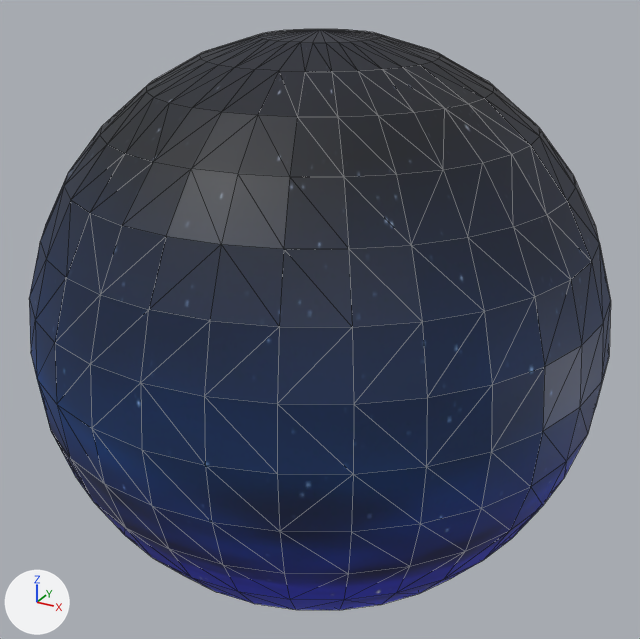
The OBJ model Resources/skydome/skydome.obj, before and after one commit.
One viewpoint serves both versions: a 50 mm lens placed at (1.416, -2.574, 1.287), pointed at (0.0, 0.0, 0.0). Lighting does not change. The marker at lower left points along +X, +Y and +Z. Mesh edges are drawn as thin lines. Where no turn or scale is listed for an object, it has been applied to the vertices.

Before the edit, the objects in view are built like this:
```python
mat_material = principled_material('Material')
mat_material.texture = img_skydome_jpg
me_球 = bpy.data.meshes.new('球')
me_球.from_pydata(...)  # a UV sphere (32 segments, 16 rings, poles along z) spanning x -1.0..1.0, y -1.0..1.0, z -1.0..1.0
me_球.materials.append(mat_material)  # picture img_skydome_jpg
ob_球 = bpy.data.objects.new('球', me_球)
ob_球.location = (0.0, 0.0, 0.0)
```
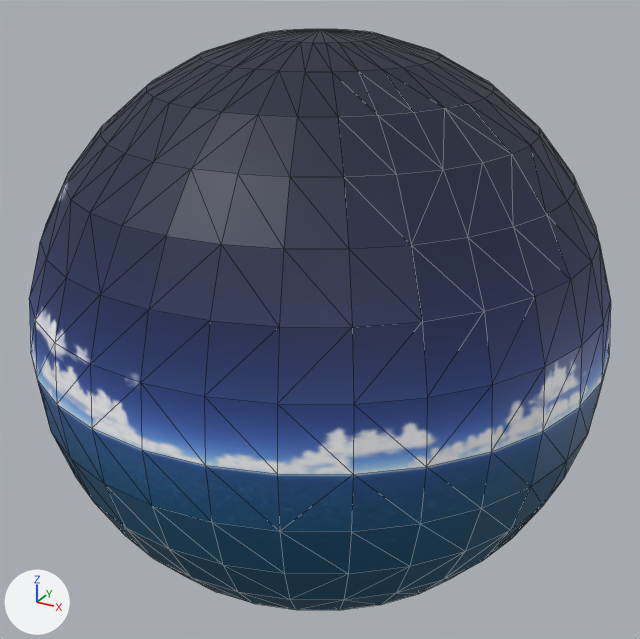
The newer file is also rescaled (x100.0) as a whole; pictures and numbers use the older file's frame.

The change in detail:
Picture 'Fine_Sea2.jpg' (img_fine_sea2_jpg) is new.
Material 'Material' (mat_material) changes its picture from img_skydome_jpg to img_fine_sea2_jpg.

Changed parts and their boxes (x1, y1, x2, y2) in the pictures (640 x 639 px):
'球', surface changed: (29, 62, 611, 610) in both
